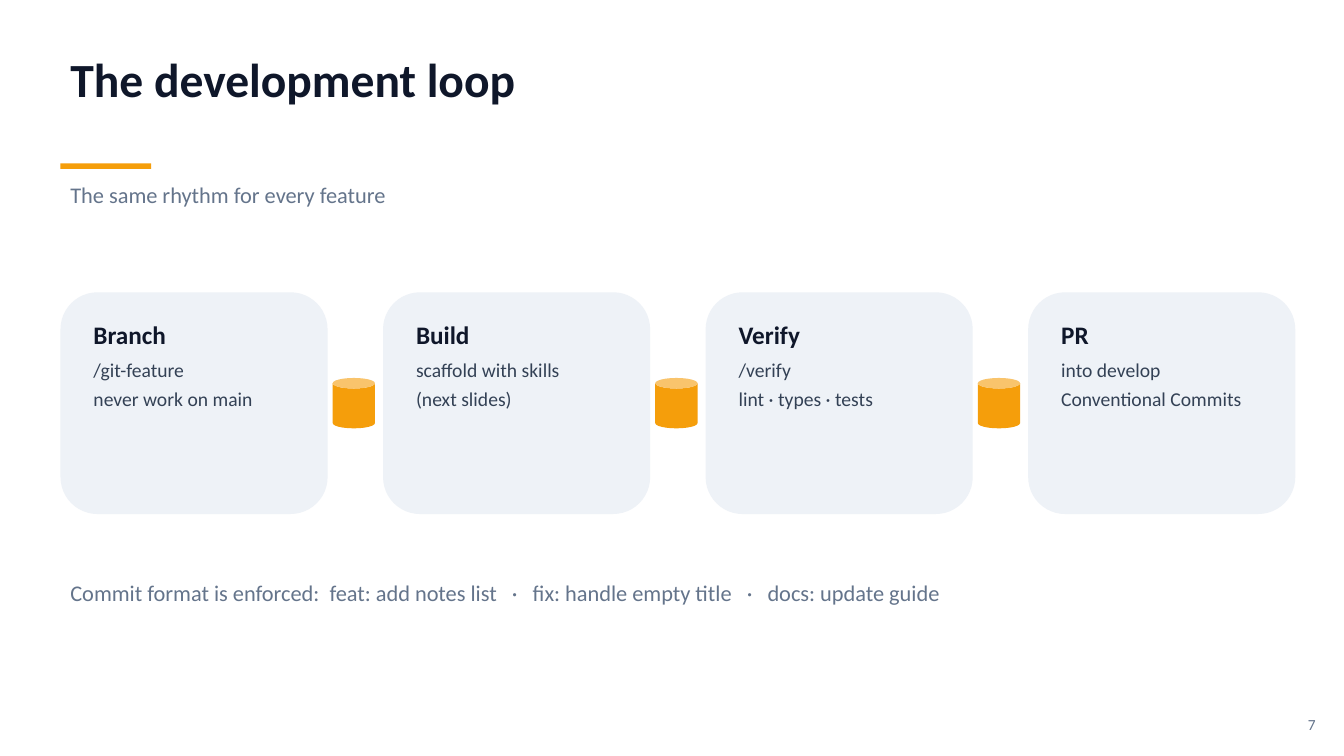
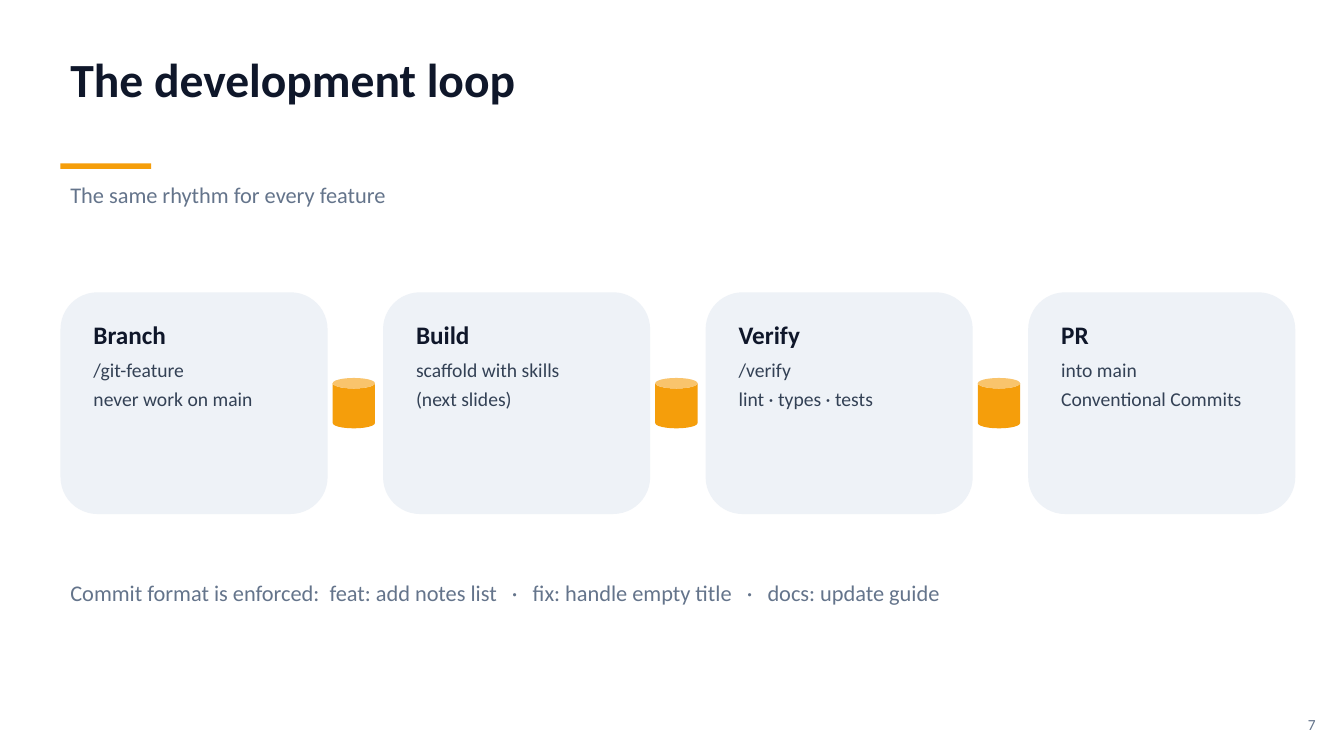
Before and after one commit to AEX8/team9-garage-boilerplate, a slide deck: slide 7 of docs/garage-boilerplate-guide.pptx. Drawn at 1344x756 pixels with LibreOffice and Linux fonts; fonts in the diff are those of the drawing. Boxes give left, top, right and bottom in pixels: in the first picture for what was removed or moved away, otherwise in the second. Text is boxed around its words. In the diff, an @@ line names an element or a change of style, - is before the commit and + after.

```diff
--- a/docs/garage-boilerplate-guide.pptx
+++ b/docs/garage-boilerplate-guide.pptx
@@ text in rounded rectangle at box(1061, 363, 1137, 377): text changed @@
-into develop
+into main
```
Also in this commit, not shown: 4 other slides changed, 1 other file.
